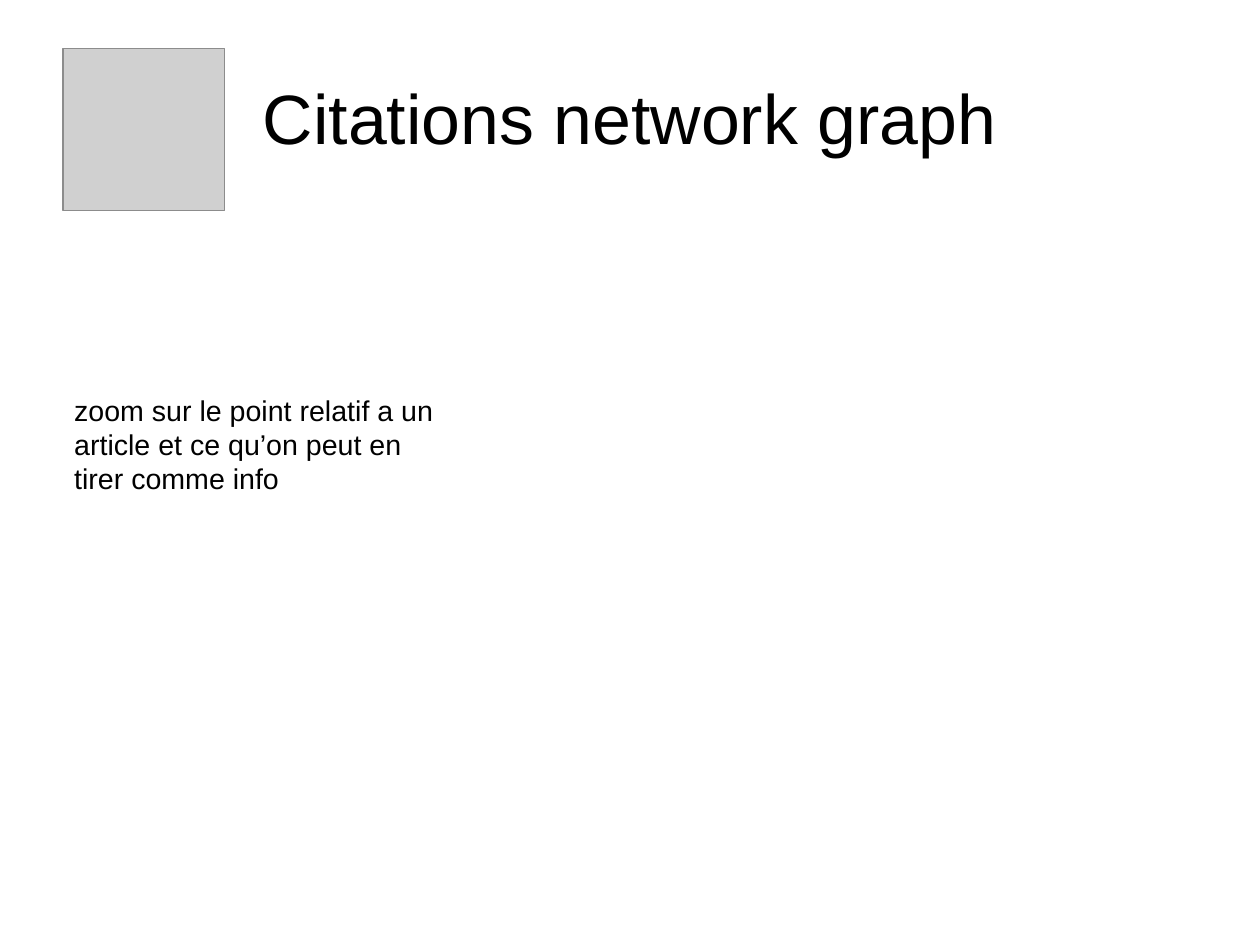
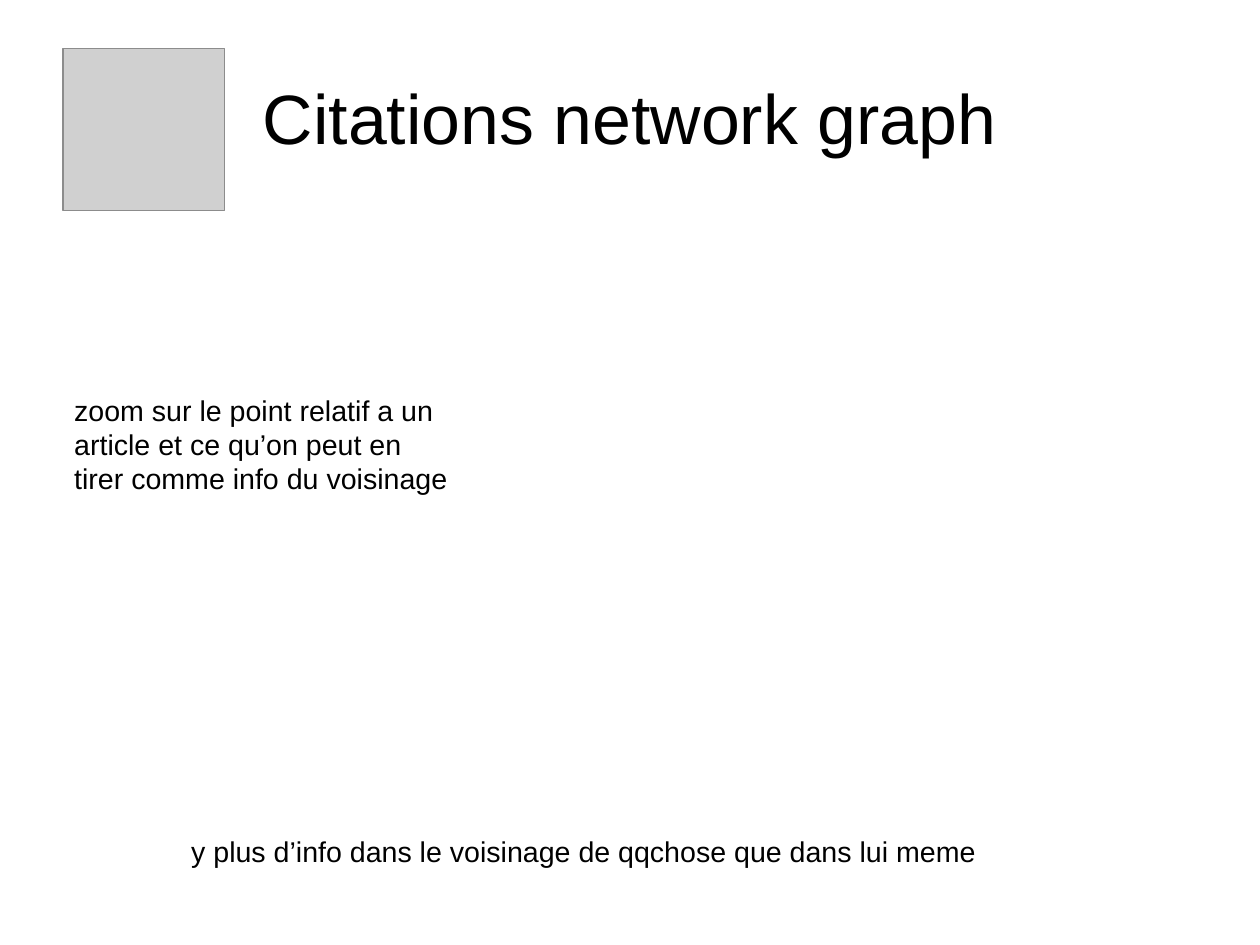
Before and after one commit to propan2one/BibliographeR, a slide deck: slide 6 of slidesUser2019.odp (slide 5 before the commit). Drawn at 1260x945 pixels with LibreOffice and Linux fonts; fonts in the diff are those of the drawing; grey boxes stand for pictures. Boxes give left, top, right and bottom in pixels: in the first picture for what was removed or moved away, otherwise in the second. Text is boxed around its words. In the diff, an @@ line names an element or a change of style, - is before the commit and + after.

```diff
--- a/slidesUser2019.odp
+++ b/slidesUser2019.odp
@@ text at box(74, 400, 448, 495): text changed @@
-zoom sur le point relatif a un article et ce qu’on peut en tirer comme info
+zoom sur le point relatif a un article et ce qu’on peut en tirer comme info du voisinage
@@ text added at box(191, 841, 975, 867), 18 pt, text #000000 @@
+y plus d’info dans le voisinage de qqchose que dans lui meme
```
Also in this commit, not shown: 2 other slides changed, 2 slides added, 1 other file.
